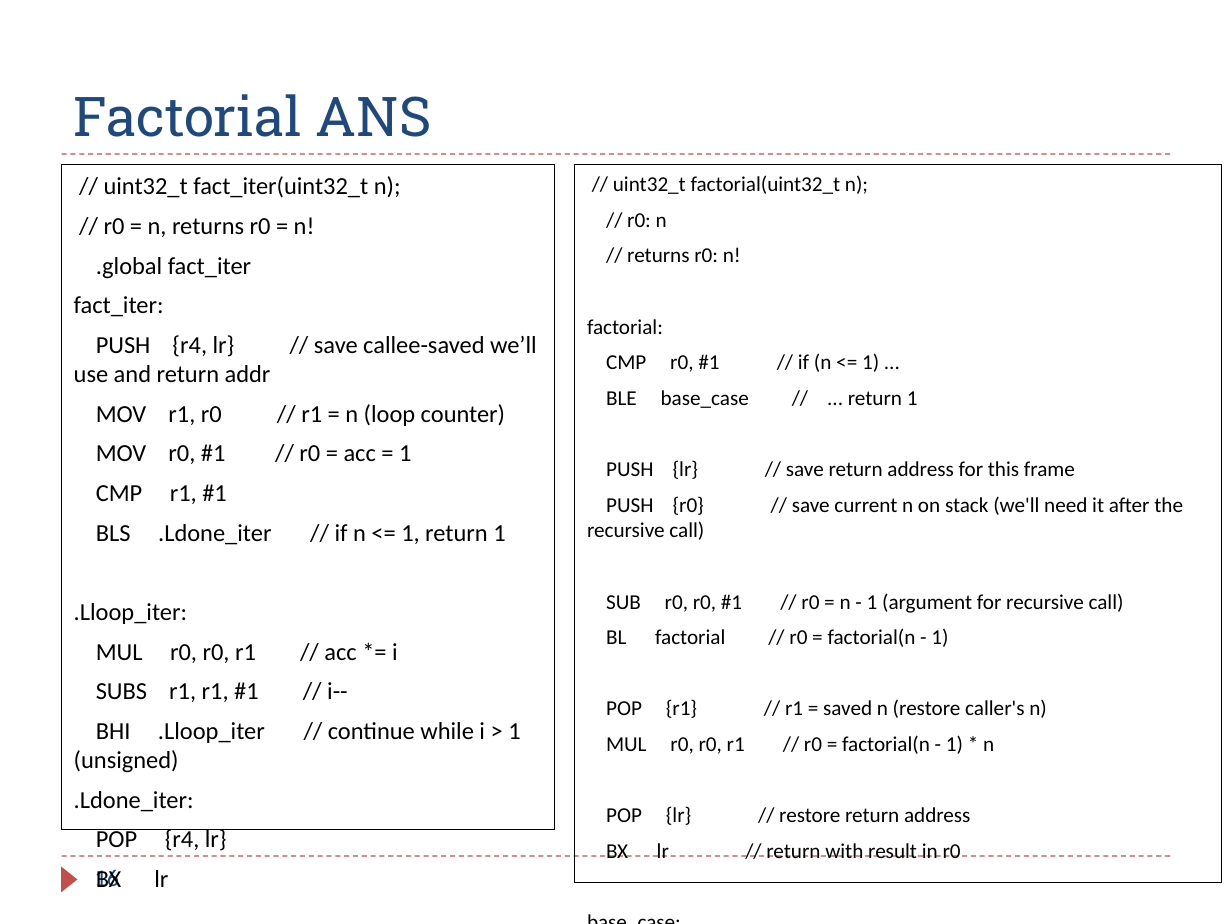
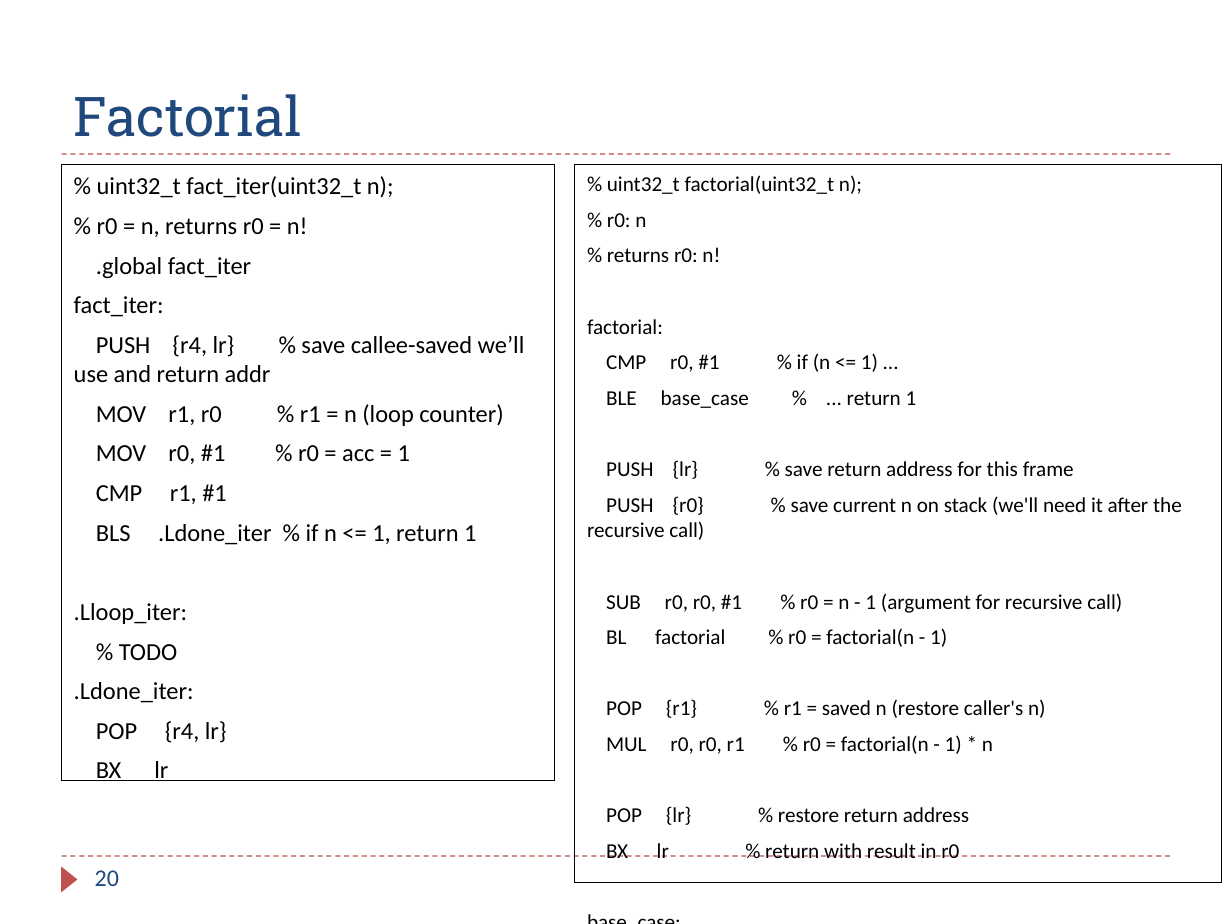
Before and after one commit to guhofstra/CSC111Fa25, a slide deck: slide 20 of PPTs/Ch8_ARM_Subroutines_Exercises ANS.pptx (slide 16 before the commit). Drawn at 1232x924 pixels with LibreOffice and Linux fonts; fonts in the diff are those of the drawing. Boxes give left, top, right and bottom in pixels: in the first picture for what was removed or moved away, otherwise in the second. Text is boxed around its words. In the diff, an @@ line names an element or a change of style, - is before the commit and + after.

```diff
--- a/PPTs/Ch8_ARM_Subroutines_Exercises ANS.pptx
+++ b/PPTs/Ch8_ARM_Subroutines_Exercises ANS.pptx
@@ title at [74,94,302,137]: text changed @@
-Factorial ANS
+Factorial
@@ text "% uint32_t fact_iter(uint32_t n);": place and size @@
-text "% uint32_t fact_iter(uint32_t n);" at [62,164,554,829]
+text "% uint32_t fact_iter(uint32_t n);" at [62,164,554,780]
@@ text at [97,176,394,237]: text changed @@
-// uint32_t fact_iter(uint32_t n);
-// r0 = n, returns r0 = n!
+% uint32_t fact_iter(uint32_t n);
+% r0 = n, returns r0 = n!
@@ text in rectangle at [607,175,862,262]: text changed @@
-// uint32_t factorial(uint32_t n);
-// r0: n
-// returns r0: n!
+% uint32_t factorial(uint32_t n);
+% r0: n
+% returns r0: n!
@@ text at [74,335,525,464]: text changed @@
-PUSH {r4, lr} // save callee-saved we’ll use and return addr
-MOV r1, r0 // r1 = n (loop counter)
-MOV r0, #1 // r0 = acc = 1
+PUSH {r4, lr} % save callee-saved we’ll use and return addr
+MOV r1, r0 % r1 = n (loop counter)
+MOV r0, #1 % r0 = acc = 1
@@ text in rectangle at [606,353,1182,858]: text changed @@
-CMP r0, #1 // if (n <= 1) ...
-BLE base_case // ... return 1
-PUSH {lr} // save return address for this frame
-PUSH {r0} // save current n on stack (we'll need it after the recursive call)
-SUB r0, r0, #1 // r0 = n - 1 (argument for recursive call)
-BL factorial // r0 = factorial(n - 1)
-POP {r1} // r1 = saved n (restore caller's n)
-MUL r0, r0, r1 // r0 = factorial(n - 1) * n
-POP {lr} // restore return address
-BX lr // return with result in r0
+CMP r0, #1 % if (n <= 1) ...
+BLE base_case % ... return 1
+PUSH {lr} % save return address for this frame
+PUSH {r0} % save current n on stack (we'll need it after the recursive call)
+SUB r0, r0, #1 % r0 = n - 1 (argument for recursive call)
+BL factorial % r0 = factorial(n - 1)
+POP {r1} % r1 = saved n (restore caller's n)
+MUL r0, r0, r1 % r0 = factorial(n - 1) * n
+POP {lr} % restore return address
+BX lr % return with result in r0
@@ text at [96,524,476,545]: text changed @@
-BLS .Ldone_iter // if n <= 1, return 1
+BLS .Ldone_iter % if n <= 1, return 1
@@ text at [119,644,178,660]: text changed @@
-MUL r0, r0, r1 // acc *= i
-SUBS r1, r1, #1 // i--
-BHI .Lloop_iter // continue while i > 1 (unsigned)
+% TODO
@@ text in rectangle at [804,735,994,754]: text changed @@
-MOV r0, #1 // factorial(n) = 1 for n <= 1
-BX lr // return
+% TODO
@@ page number at [95,870,119,886]: text changed @@
-16
+20
```
Also in this commit, not shown: 3 other slides changed, 8 slides added, 40 other files.
